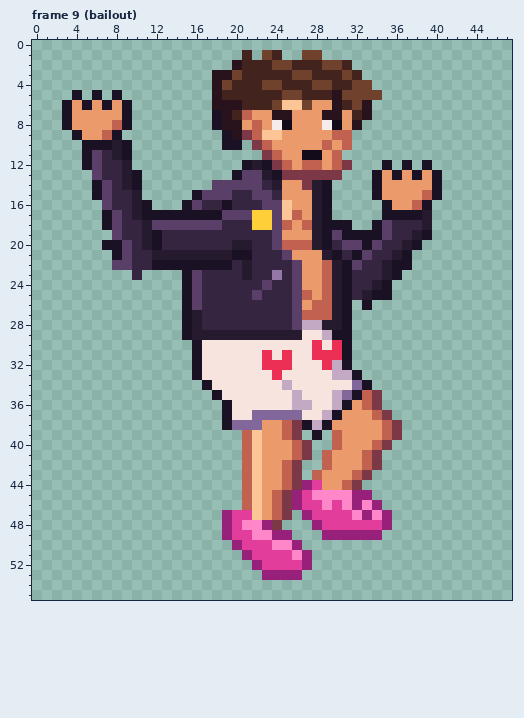
File history of a pixel-art file, assets/source/characters/carl/carl_h52_cf02.ase. Above: the version before the commit.
48x56 pixels, 13 frames. Shown: frame 9 (bailout). The commit also changed other frames, which this record leaves out.
And afterwards:
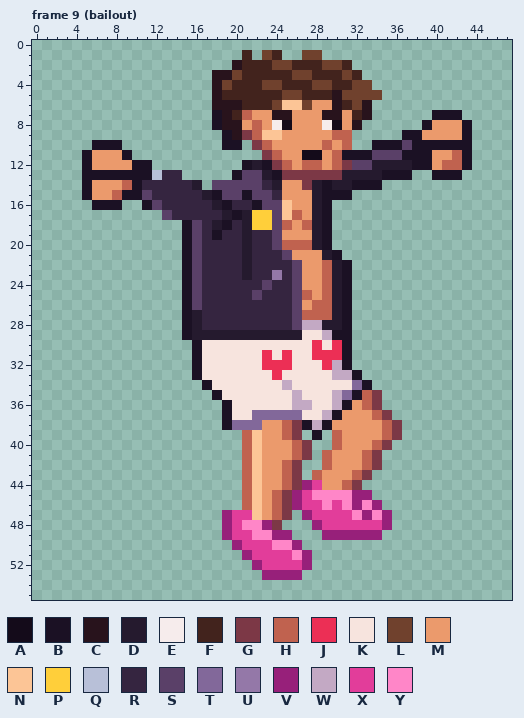
Palette (. is transparent): A #140b1a  B #1b1124  C #28131c  D #251a2e  E #f6ecec  F #42231d  G #7c3846  H #c0624f  J #ec2f55  K #f7e4de  L #70412d  M #eb9a6c  N #fcc596  P #ffcf3a  Q #b8c0d8  R #352540  S #5a4068  T #82689a  U #9478a8  V #97207a  W #c3a9c4  X #e23d9a  Y #ff86c8
The edit:
Frame 9 (bailout), layers "watch", "near_arm", "far_arm":
y 5: x 4 B -> .; x 6 B -> .; x 8 B -> .
y 6: x 3..9 BMBMBMB -> .......
y 7: x 3..9 BMMMMMB -> .......; x 40..42 ... -> BBB
y 8: x 3..9 BMMMMHB -> .......; x 39..43 ..... -> BMMMB
y 9: x 4..8 BMMHB -> .....; x 37..43 ....... -> BBMMMMB
y 10: x 5 B -> .; x 8..9 DB -> B.; x 34..43 .......... -> BBBSBBBBBB
y 11: x 6..8 SRD -> MMM; x 31..43 ............. -> BBBSSSBBBMMHB
y 12: x 6..11 SRRD.. -> MMMMBB; x 32..38 ...B.B. -> SSDDDDB; x 40..43 .... -> MHHB
y 13: x 5..9 .SRRD -> BBBBB; x 11..14 .... -> BQRR; x 31..35 ...BM -> DDDDB; x 37..39 MBM -> B..; x 41..42 .. -> BB
y 14: x 5..9 .BSRD -> BMMMH; x 11..16 ...... -> RRRRRD; x 30..33 .... -> DDBB; x 35..40 MMMMMB -> ......
y 15: x 5..18 .BSRRD.....BSS -> BMMHBBSRRRRRDB; x 20..21 RR -> SB; x 30..31 .. -> BB; x 34..40 BMMMMHB -> .......
y 16: x 6..10 .SRRD -> BBB..; x 12..16 ...BS -> SRRRR; x 18 R -> D; x 22 R -> B; x 35..39 BMMHB -> .....
y 17: x 7..21 BSRDBBBBBBBBSSS -> ......SRRRRRDBD; x 35..39 BBBBD -> .....
y 18: x 7..15 BSRRDSSSS -> ........B; x 17..19 SSR -> RDB; x 21 R -> D; x 30..31 BB -> ..; x 34..39 BSRRRD -> ......
y 19: x 8..16 SRRDBRRRR -> .......BS; x 18 R -> B; x 21 R -> D; x 30..39 SBBBBSRRDB -> ..........
y 20: x 7..16 BBSRDBRRRR -> ........BS; x 20 D -> R; x 30..38 RSSBSRRDB -> .........
y 21: x 8..21 BSRRDDDDDDDDBB -> .......BSRRRRD; x 31..37 RBSRRDB -> .......
y 22: x 8..14 SSRRBBB -> .......; x 16..19 BBBB -> SRRR; x 32..37 SRRDBB -> ......
y 23: x 10 R -> .; x 32..36 RRRDB -> .....
y 24: x 32..35 RRDB -> ....
y 25: x 32..35 RDBB -> ....
y 26: x 33 B -> .
Pixel boxes of the changes (left, top, right, bottom) in both pictures:
changed: (62, 90, 262, 280)
changed: (332, 110, 472, 310)
